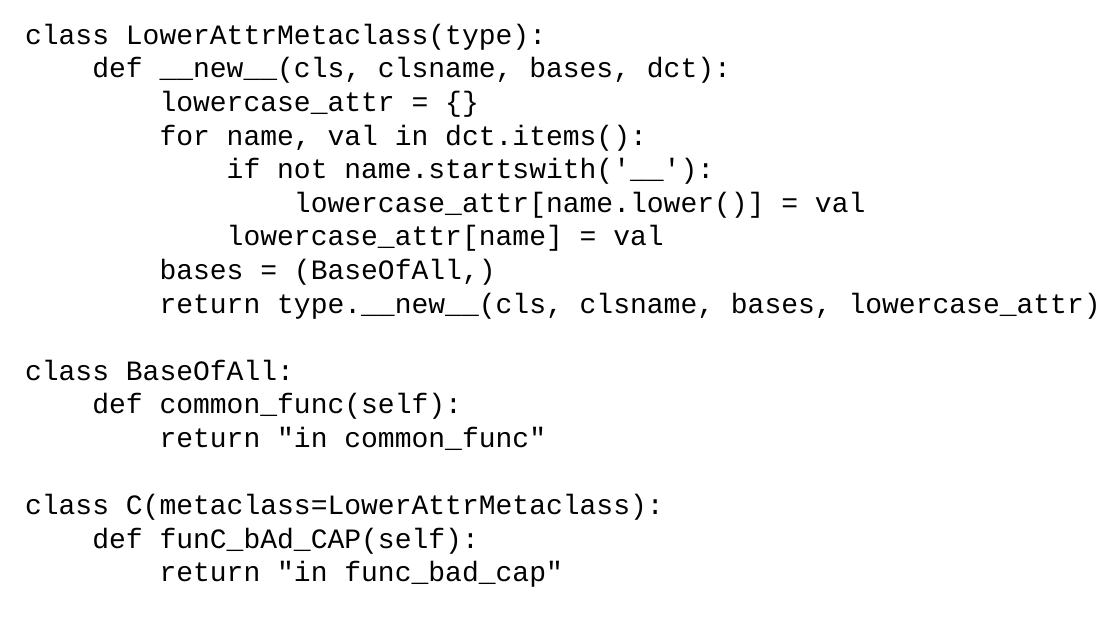
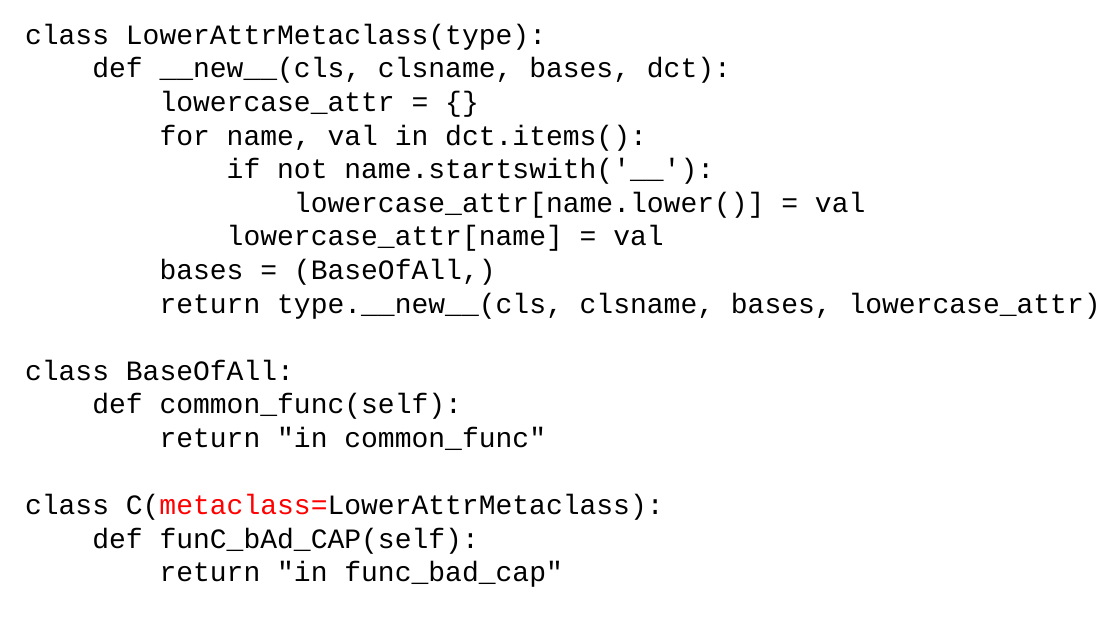
Before and after one commit to parmentelat/flotpython-archive, a slide deck: slide 22 of w9/w9-s4-av-slide1.pptx (slide 24 before the commit). Drawn at 1120x630 pixels with LibreOffice and Linux fonts; fonts in the diff are those of the drawing. Boxes give left, top, right and bottom in pixels: in the first picture for what was removed or moved away, otherwise in the second. Text is boxed around its words. In the diff, an @@ line names an element or a change of style, - is before the commit and + after.

Commit message:
changed the metaclass slides

```diff
--- a/w9/w9-s4-av-slide1.pptx
+++ b/w9/w9-s4-av-slide1.pptx
@@ text at (25,494,664,520): text colour #000000 to #FF0000 in "C(metaclass=LowerAttrMetaclass):" @@
```
Also in this commit, not shown: 1 other slide changed, 1 slide added.
